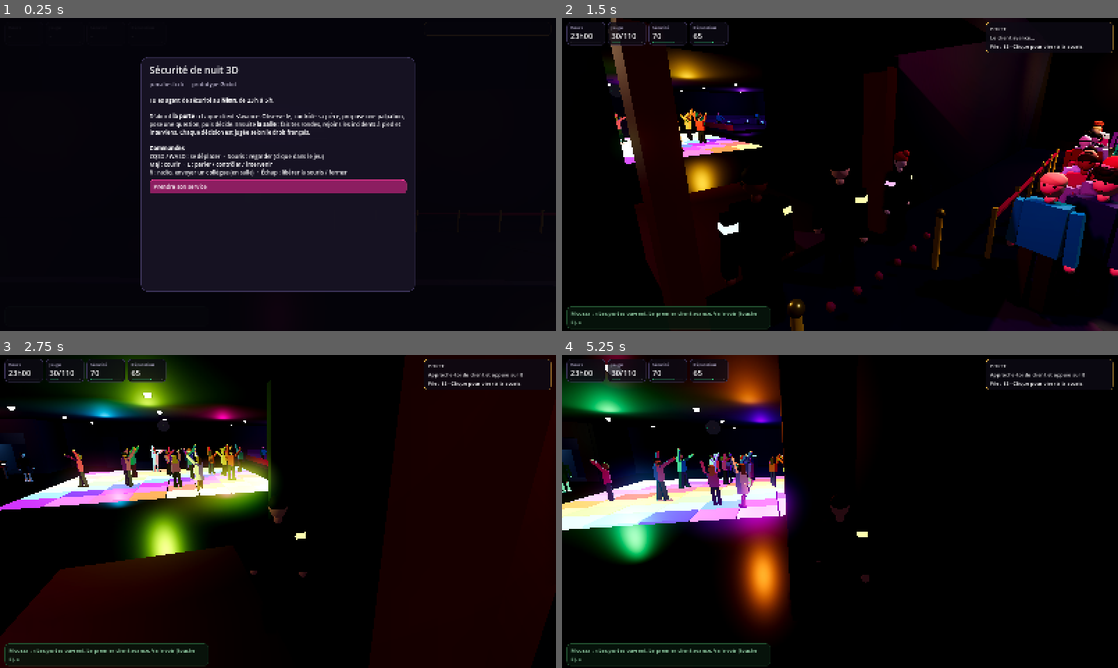
Above: before the commit, frames 1-4 (two rows, left to right).
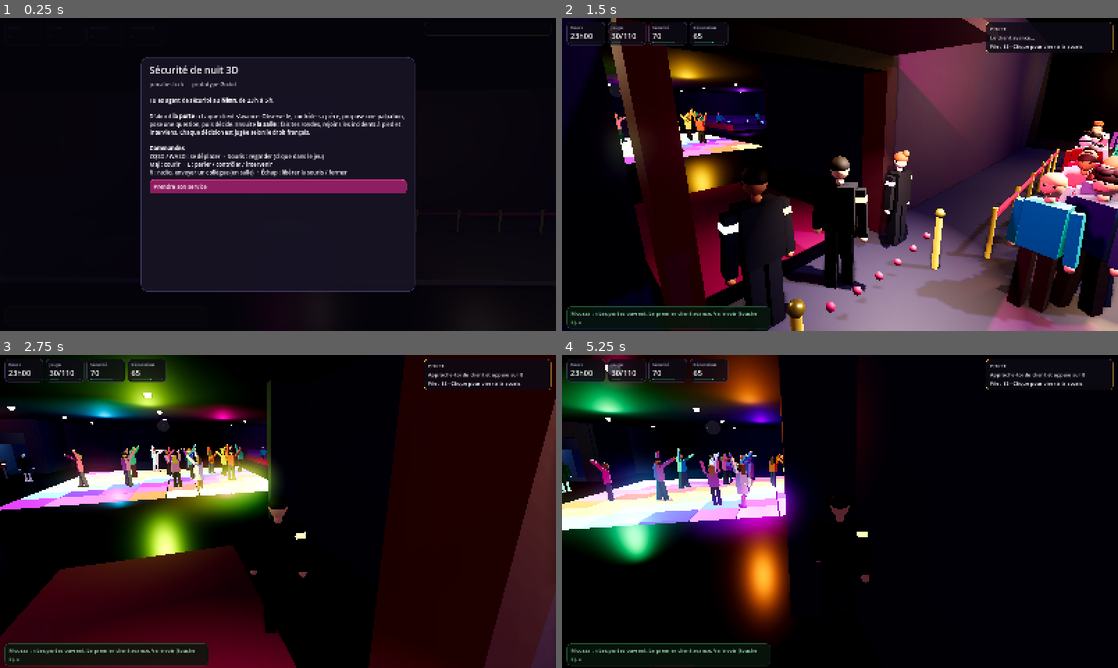
Above: after the commit, the same moments.

Repository: jumahestudio-dotcom/securite-de-nuit
Game: Godot game, scene res://scenes/Main.tscn
Same seed, same stepped clock (60 frames per second), same inputs: the game is played once before the commit and once after it.
Inputs (mouse positions are in pixels of both pictures, inside the frame that each line leads up to):
- Up to frame 1 (0.25 s): no input
- Up to frame 2 (1.5 s): click "Prendre son service" at 0.5 s; tap Enter at 1.25 s; move the mouse to (867, 174) at 1.27 s; hold W from 1.28 s (still down); tap E at 1.35 s
- Up to frame 3 (2.75 s): keep holding W; move the mouse to (250, 511) at 2.02 s; tap R at 2.1 s
- Up to frame 4 (5.25 s): keep holding W; move the mouse to (851, 505) at 2.77 s; hold Shift 2.78-3.53 s; move the mouse to (834, 517) at 3.52 s; tap E at 3.6 s; move the mouse to (878, 514) at 4.27 s; tap R at 4.35 s; move the mouse to (795, 508) at 5.02 s; tap Shift at 5.1 s

The runs differ from the first frame. In frame 2, 42% of the frame differs, in the area x 0-100%, y 0-100%; in frame 3, 13%; in frame 4, 5.0%.

Commit message:
Godot : porte mieux éclairée (visages lisibles), scène moins sombre, diagnostic retiré
Co-Authored-By: Claude Opus 5.5 <noreply@anthropic.com>
Claude-Session: https://claude.ai/code/session_01UekBowaRBa1xpjJL8PuP5m

Diff:
--- a/godot/scripts/main.gd
+++ b/godot/scripts/main.gd
@@ -63,9 +63,9 @@
 	env.background_color = Color(0.015, 0.01, 0.03)
 	env.ambient_light_source = Environment.AMBIENT_SOURCE_COLOR
 	env.ambient_light_color = Color(0.4, 0.33, 0.55)
-	env.ambient_light_energy = 0.35
+	env.ambient_light_energy = 0.75
 	env.tonemap_mode = Environment.TONE_MAPPER_ACES
-	env.tonemap_exposure = 1.1
+	env.tonemap_exposure = 1.35
 	env.glow_enabled = true
 	env.glow_intensity = 0.9
 	env.glow_bloom = 0.08
@@ -79,7 +79,7 @@
 	add_child(we)
 	var moon := DirectionalLight3D.new()
 	moon.light_color = Color(0.55, 0.6, 0.9)
-	moon.light_energy = 0.18
+	moon.light_energy = 0.35
 	moon.shadow_enabled = true
 	moon.rotation = Vector3(-0.9, 0.6, 0)
 	add_child(moon)
--- a/godot/scripts/person.gd
+++ b/godot/scripts/person.gd
@@ -254,17 +254,6 @@
 	var skel: Skeleton3D = null
 	var skels: Array = glb.find_children("*", "Skeleton3D", true, false)
 	if skels.size() > 0: skel = skels[0]
-	if not Data.diag_done:
-		Data.diag_done = true
-		var bn := []
-		if skel != null:
-			for bi in min(4, skel.get_bone_count()): bn.append(skel.get_bone_name(bi))
-		print("[DIAG] modèle=%s · squelette=%s · os=%d %s · AnimationPlayer racine=%s · animations chargées=%s" % [model_path.get_file(), str(skel.name) if skel != null else "AUCUN", skel.get_bone_count() if skel != null else 0, str(bn), (str(glb_anim.get_node(glb_anim.root_node).name) + " → " + str(glb_anim.get_node(glb_anim.root_node).get_path_to(skel))) if (skel != null and glb_anim.has_node(glb_anim.root_node)) else "?", str(Data.ANIMS.keys())])
-		for key in Data.ANIMS.keys():
-			var an: Animation = Data.ANIMS[key]
-			var ex := []
-			for t in min(3, an.get_track_count()): ex.append(str(an.track_get_path(t)))
-			print("[DIAG] anim %s : %d pistes, ex. %s" % [key, an.get_track_count(), str(ex)])
 	if skel == null or Data.ANIMS.is_empty():
 		return true
 	var root: Node = glb_anim.get_node(glb_anim.root_node)
@@ -329,7 +318,6 @@
 		glb_anim.remove_animation_library("sdn")
 	glb_anim.add_animation_library("sdn", lib)
 	Data.LIB_CACHE[ckey] = lib
-	print("[DIAG] bibliothèque créée pour %s : chemin squelette « %s », pistes reliées à un os : %d, animations : %s" % [model_path.get_file(), skel_path, matched, str(lib.get_animation_list())])
 	return true
 
 func set_pose(p: Dictionary, dur: float) -> void:
@@ -382,9 +370,6 @@
 		"drink": ["Drink", "Talk", "Idle"], "talk": ["Talk", "Idle"], "phone": ["Phone", "Talk", "Idle"], "raise": ["Surrender", "Idle"], "idle": ["Idle"]}
 	var list: Array = wanted.get(anim, ["Idle"])
 	if run and anim == "walk": list = ["Run", "Walk"]
-	if not Data.diag_play:
-		Data.diag_play = true
-		print("[DIAG] lecture demandée : anim=%s · disponibles=%s" % [anim, str(glb_anim.get_animation_list())])
 	for n in list:
 		var full: String = "sdn/" + n
 		if glb_anim.has_animation(full):
--- a/godot/scripts/world.gd
+++ b/godot/scripts/world.gd
@@ -164,6 +164,18 @@
 	neons.append(box(Vector3(0, 3.85, 0.16), Vector3(4.4, 0.06, 0.04), "#000000", false, "#ff3d9a", 4.0))
 	neon_light = omni(Vector3(0, 4.3, 1.6), "#ff3d9a", 9.0, 2.0, true)
 	box(Vector3(0, 3.45, 0.9), Vector3(3.6, 0.12, 1.8), "#300c22")
+	# éclairage de la porte : on doit voir les visages des clients
+	var spot := SpotLight3D.new()
+	spot.position = Vector3(0.4, 3.3, 1.6)
+	spot.rotation = Vector3(-1.25, 0, 0)
+	spot.light_color = Color("#ffe6c4")
+	spot.light_energy = 6.0
+	spot.spot_range = 7.0
+	spot.spot_angle = 40.0
+	spot.shadow_enabled = true
+	add_child(spot)
+	omni(Vector3(1.5, 2.6, 3.4), "#ffd9b0", 6.0, 1.6)
+	omni(Vector3(6.5, 3.0, 4.0), "#ffcf9a", 9.0, 1.4)
 	for lx in [-12.0, 9.0, 22.0]:
 		cyl(Vector3(lx, 2.5, 5.6), 0.07, 5.0, "#2a2a33", true)
 		box(Vector3(lx, 5, 5.2), Vector3(0.15, 0.1, 0.8), "#2a2a33")
